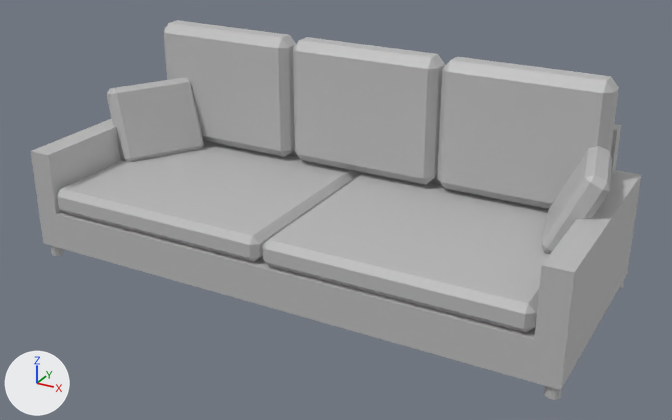
One commit to the FBX model A Few More Steps HR/Assets/Models/Home/Couch.fbx: the scene before it, then after it.
Both versions are drawn from a camera (50 mm lens) standing at (3.84, -3.45, 2.45) and looking at (1.59, 0.65, 0.4). Every picture has the same lights, and +X, +Y and +Z are marked at lower left. Where no turn or scale is listed for an object, it has been applied to the vertices.

Names of what the first picture shows: 'Couch'.
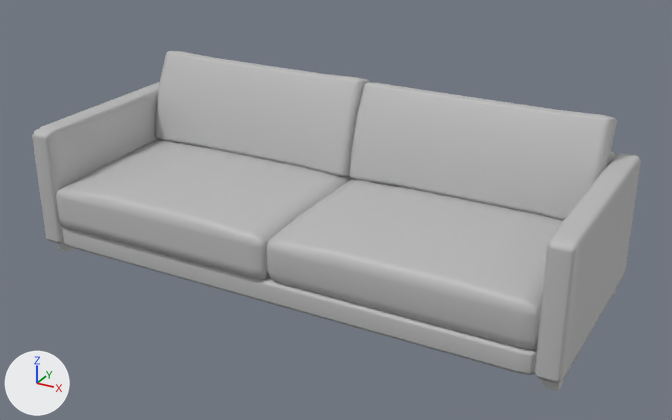
Pixel boxes [x1, y1, x2, y2] of what changed, in the pictures (672 x 420 px):
'Couch', reshaped, moved (10% shorter): before [31, 20, 641, 400]; after [32, 51, 641, 391]
part 1 of me_mesh, added: after [541, 379, 564, 391]
part 2 of me_mesh, added: after [58, 243, 75, 252]
part 3 of me_mesh, rebuilt (16% taller): before [57, 141, 359, 262]; after [56, 139, 353, 279]
part 4 of me_mesh, rebuilt (64% wider, 8% shorter): before [164, 20, 296, 157]; after [154, 51, 371, 177]
part 5 of me_mesh, rebuilt (6% taller): before [262, 173, 550, 333]; after [267, 179, 563, 349]
part 6 of me_mesh, rebuilt (47% wider, 9% shorter): before [437, 57, 619, 209]; after [349, 83, 617, 221]
part 7 of me_mesh, rebuilt: before [31, 118, 641, 390]; after [63, 227, 537, 375]
part 8 of me_mesh, rebuilt: before [289, 124, 621, 185]; after [609, 152, 615, 163]
part 9 of me_mesh, added: after [535, 153, 641, 383]
part 10 of me_mesh, added: after [32, 82, 159, 244]
part 11 of me_mesh, deleted: before [544, 386, 561, 400]
part 12 of me_mesh, deleted: before [51, 246, 63, 256]
part 13 of me_mesh, deleted: before [107, 77, 204, 162]
part 14 of me_mesh, deleted: before [293, 37, 612, 254]

The change, as a diff of the scene's bpy script:
```diff
--- a/A Few More Steps HR/Assets/Models/Home/Couch.fbx.py
+++ b/A Few More Steps HR/Assets/Models/Home/Couch.fbx.py
@@ me_mesh @@
 # used by ob_couch; location = (1.494, 0.695, 0.596)
-me_mesh.from_pydata(...)  # 304 vertices, 354 faces; spans x -1.55..1.55, y -0.64..0.64, z -0.6..0.6
+me_mesh.from_pydata(...)  # 704 vertices, 680 faces; spans x -1.55..1.55, y -0.64..0.64, z -0.51..0.49
+# me_mesh part 1: a new loose piece, a box spanning x 1.442..1.521, y -0.546..-0.466, z -0.514..-0.435, in mat_lambert1 (grey #bcbcbc)
+# me_mesh part 2: a new loose piece, a box spanning x -1.522..-1.442, y -0.546..-0.466, z -0.514..-0.435, in mat_lambert1 (grey #bcbcbc)
+# me_mesh part 3: the loose piece of 24 vertices spanning x -1.42..-0.04, y -0.64..0.52, z -0.31..-0.16 is rebuilt with 112 vertices and now spans x -1.42..0.0, y -0.64..0.51, z -0.3..-0.03
+# me_mesh part 4: the loose piece of 24 vertices spanning x -1.38..-0.47, y 0.36..0.53, z -0.14..0.6 is rebuilt with 112 vertices and now spans x -1.42..0.0, y 0.24..0.59, z -0.08..0.49
+# me_mesh part 5: the loose piece of 24 vertices spanning x -0.02..1.4, y -0.64..0.52, z -0.31..-0.16 is rebuilt with 112 vertices and now spans x 0.0..1.42, y -0.64..0.51, z -0.3..-0.03
+# me_mesh part 6: the loose piece of 24 vertices spanning x 0.49..1.41, y 0.36..0.53, z -0.14..0.6 is rebuilt with 112 vertices and now spans x 0.0..1.41, y 0.24..0.59, z -0.08..0.48
+# me_mesh part 7: the loose piece of 24 vertices spanning x -1.55..1.55, y -0.64..0.64, z -0.53..0.06 is rebuilt with 56 vertices and now spans x -1.42..1.42, y -0.62..0.63, z -0.44..-0.31
+# me_mesh part 8: the loose piece of 8 vertices spanning x -1.41..1.42, y 0.55..0.64, z -0.35..0.31 is rebuilt with 56 vertices and now spans x -1.42..1.42, y 0.51..0.64, z -0.31..0.26
+# me_mesh part 9: a new loose piece of 56 vertices spanning x 1.42..1.55, y -0.63..0.64, z -0.44..0.26, in mat_lambert1 (grey #bcbcbc)
+# me_mesh part 10: a new loose piece of 56 vertices spanning x -1.55..-1.42, y -0.63..0.64, z -0.44..0.26, in mat_lambert1 (grey #bcbcbc)
+# me_mesh part 11: the loose piece of 26 vertices spanning x 1.47..1.54, y -0.62..-0.56, z -0.6..-0.52 is deleted
+# me_mesh part 12: the loose piece of 26 vertices spanning x -1.53..-1.46, y -0.62..-0.56, z -0.6..-0.52 is deleted
+# me_mesh part 13: the loose piece of 24 vertices spanning x -1.52..-1.06, y -0.1..0.41, z -0.19..0.28 is deleted
+# me_mesh part 14
+# 48 vertices are removed from x -0.44..1.53, y -0.11..0.53, z -0.18..0.6
+# 52 faces are deleted
+# me_mesh part 15: the surface is now shaded smooth
 me_mesh.materials.append(mat_lambert1)
@@ ob_couch @@
 ob_couch = bpy.data.objects.new('Couch', me_mesh)
-ob_couch.location = (1.494, 0.695, 0.596)
+ob_couch.location = (1.493, 0.691, 0.514)
```
